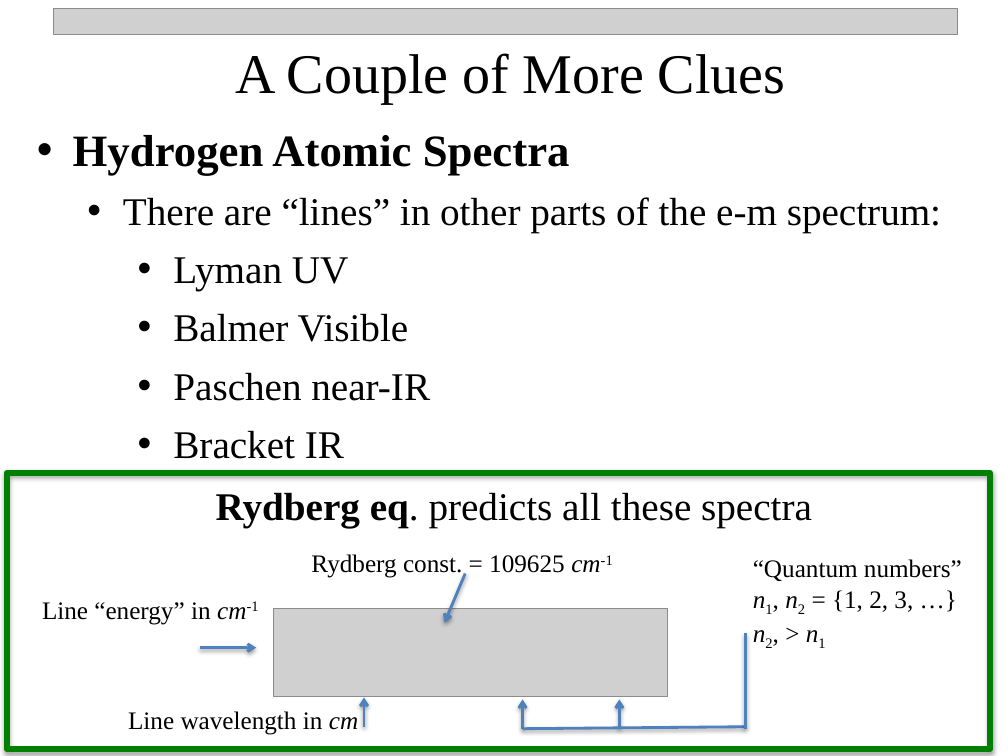
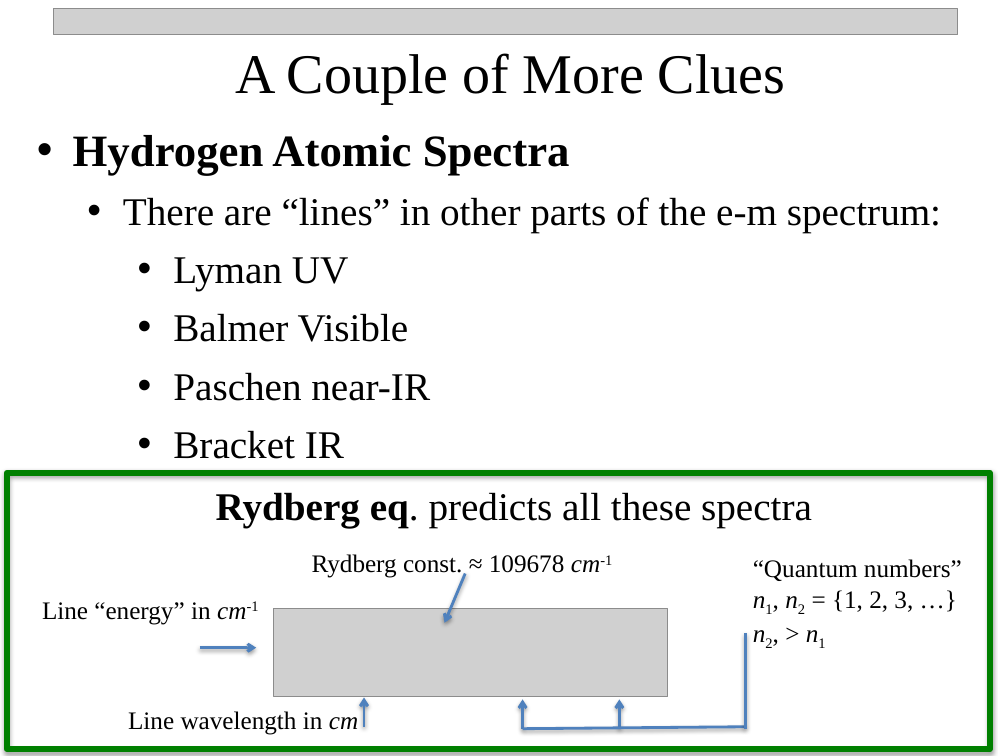
Before and after one commit to npetraco/CHE302, a slide deck: slide 19 of Notes/3_Quantum_TheoryII.pptx. Drawn at 1008x756 pixels with LibreOffice and Linux fonts; fonts in the diff are those of the drawing; grey boxes stand for pictures. Boxes give left, top, right and bottom in pixels: in the first picture for what was removed or moved away, otherwise in the second. Text is boxed around its words. In the diff, an @@ line names an element or a change of style, - is before the commit and + after.

```diff
--- a/Notes/3_Quantum_TheoryII.pptx
+++ b/Notes/3_Quantum_TheoryII.pptx
@@ text at (312, 554, 612, 578): text changed @@
-Rydberg const. = 109625 cm-1
+Rydberg const. ≈ 109678 cm-1
```
Also in this commit, not shown: 2 other slides changed, 2 other files.
